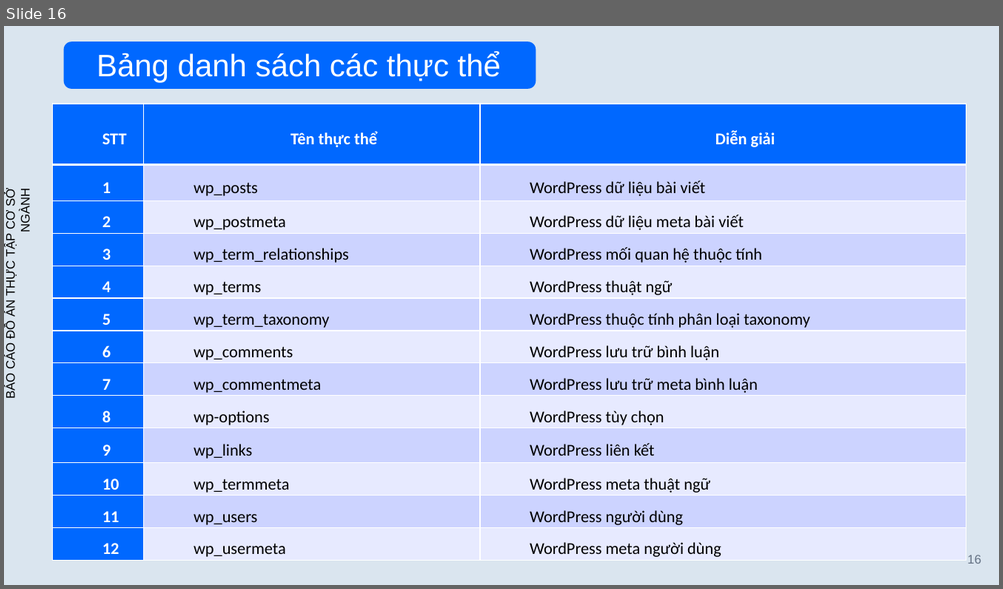
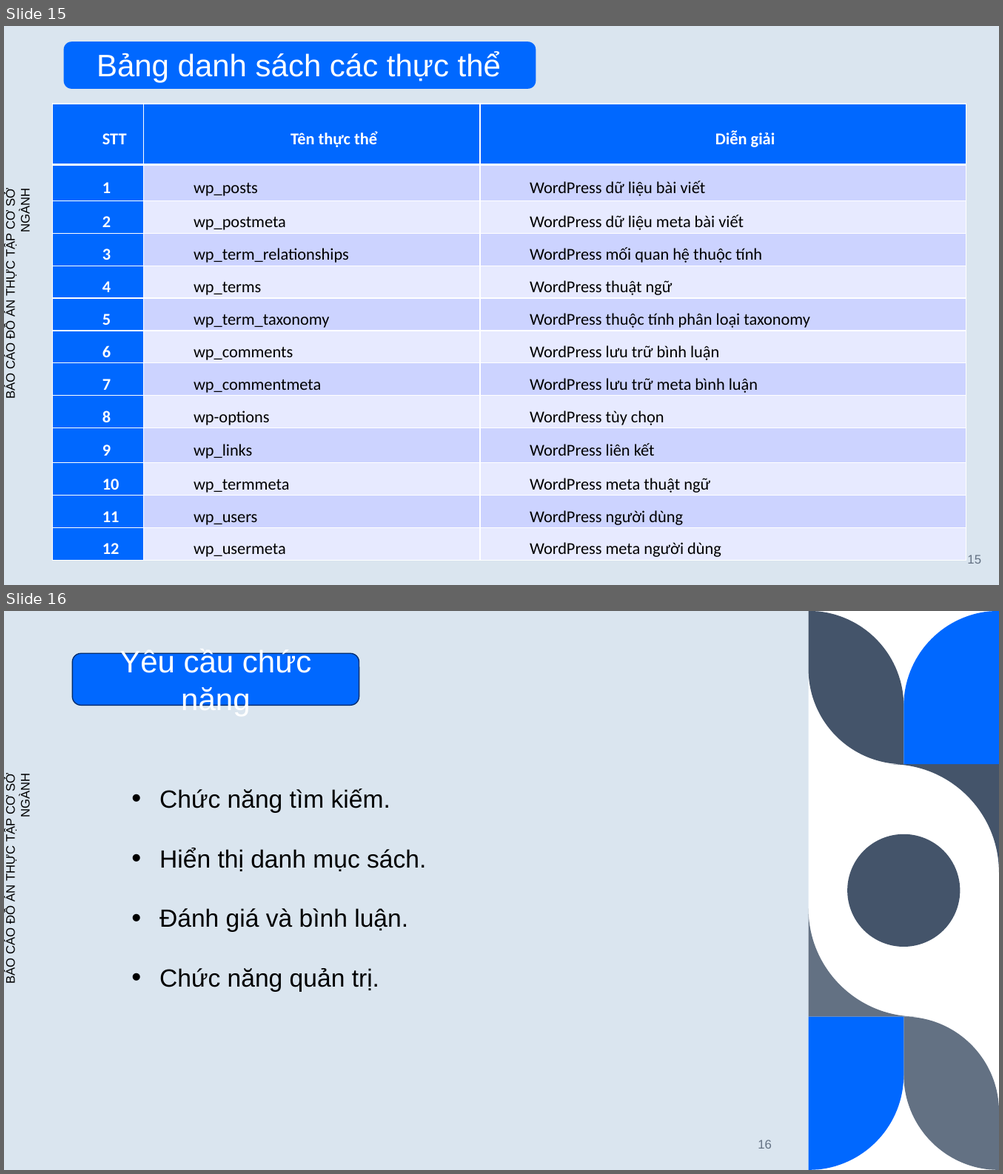
Before and after one commit to TrangThanhHieu/csn-da21ttb-trangthanhhieu-timhieuvathietkewebminhhoa-wordpress, a slide deck: thesis/csn-da21ttb-TrangThanhHieu.pptx. Shown one above the other, each under a label of ours: slide 16 before the commit, slides 15 and 16 after it. The pictures are 1003x589 and 1003x1174 pixels, drawn with LibreOffice and Linux fonts; fonts in the diff are those of the drawing. Boxes give left, top, right and bottom in pixels: in the first picture for what was removed or moved away, otherwise in the second. Text is boxed around its words. In the diff, an @@ line names an element or a change of style, - is before the commit and + after.

```diff
--- a/thesis/csn-da21ttb-TrangThanhHieu.pptx
+++ b/thesis/csn-da21ttb-TrangThanhHieu.pptx
@@ slide 16 added at [4,611,999,1170], background #FFFFFF @@
@@ rectangle added at [4,611,808,1170], fill #DAE5EF @@
@@ freeform shape added at [808,611,904,765], fill #44546A @@
@@ freeform shape added at [904,611,999,765], fill #0068FF @@
@@ rounded rectangle added at [73,653,359,705], fill #0068FF, outline #002E70 1 pt, 30 pt, text #FFFFFF @@
+Yêu cầu chức năng
@@ freeform shape added at [891,765,999,873], fill #44546A @@
@@ text added at [4,775,33,983], 12 pt, text #000000 @@
+BÁO CÁO ĐỒ ÁN THỰC TẬP CƠ SỞ NGÀNH
@@ text added at [159,789,426,992], 24 pt, text #000000 @@
+• Chức năng tìm kiếm.
+• Hiển thị danh mục sách.
+• Đánh giá và bình luận.
+• Chức năng quản trị.
@@ ellipse added at [847,834,960,947], fill #44546A @@
@@ freeform shape added at [808,908,916,1017], fill #637183 @@
@@ freeform shape added at [808,1017,904,1170], fill #0068FF @@
@@ freeform shape added at [904,1017,999,1170], fill #637183 @@
@@ page number added at [757,1140,771,1149], 12 pt, text #637183 @@
+16
@@ what was slide 16 is now slide 15 @@
```
Also in this commit, not shown: 8 slides changed, 2 other slides added, 1 slide removed, 1 other file.
